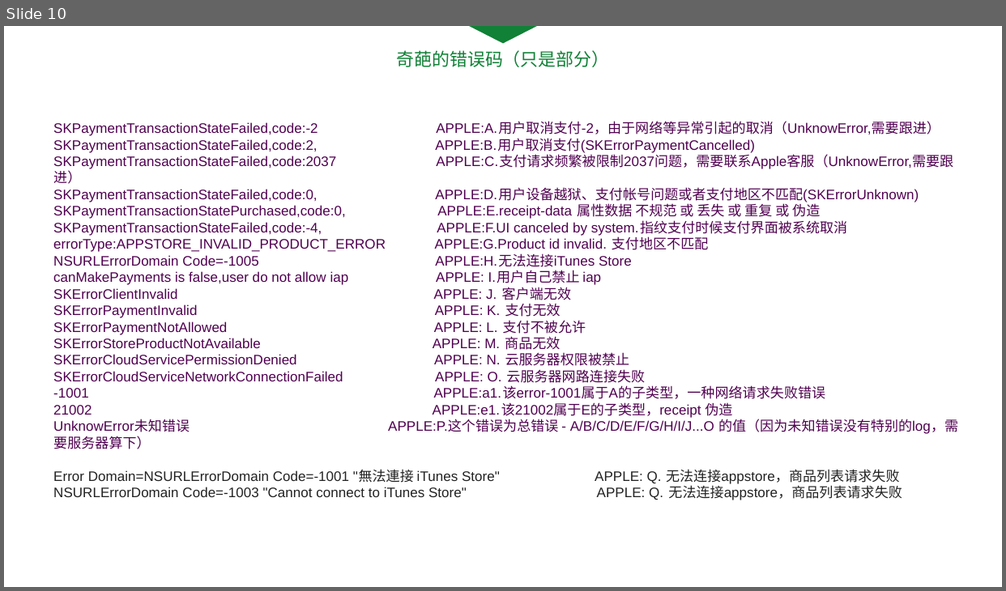
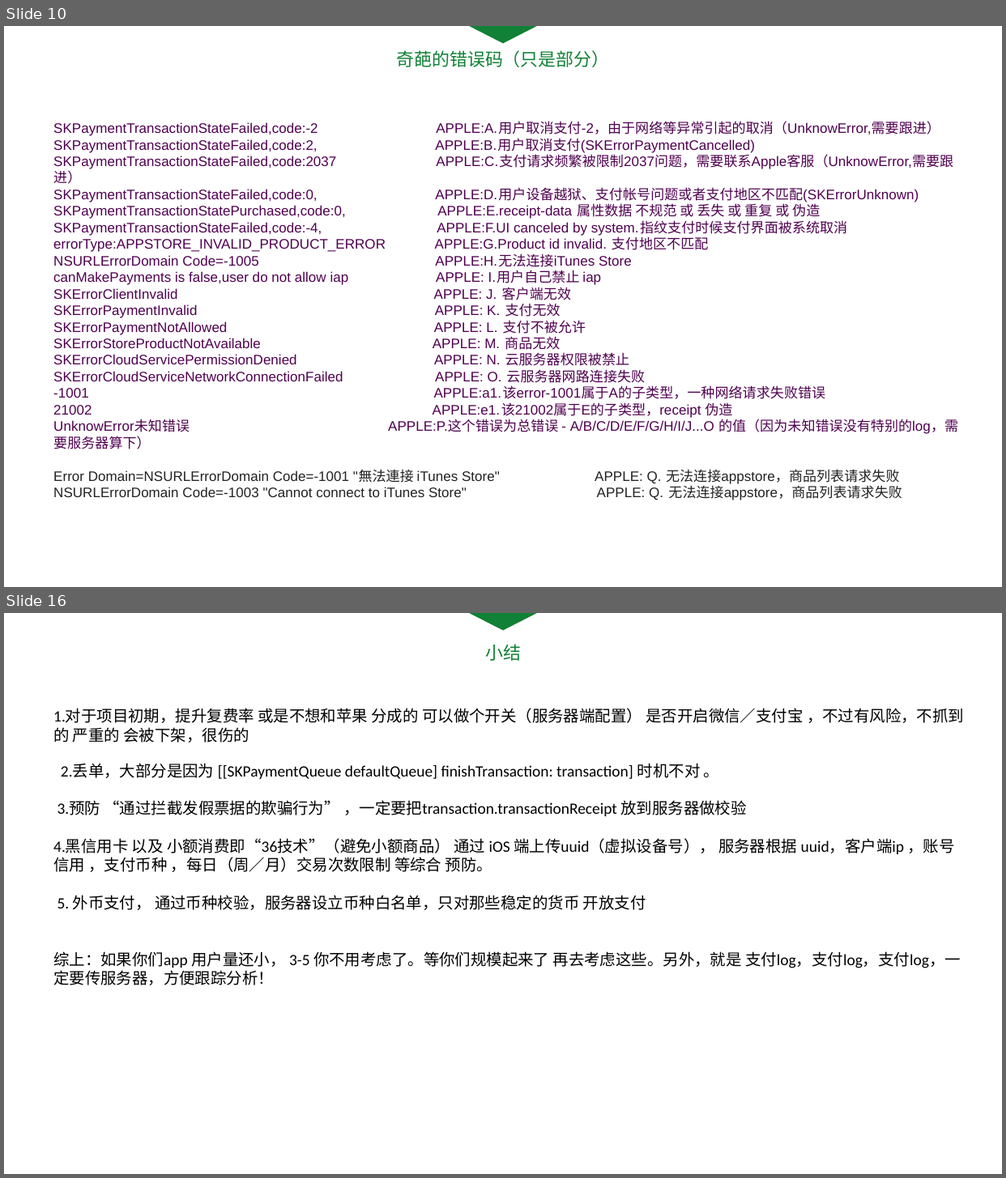
Before and after one commit to qiyer/ApplePayDemo, a slide deck: Pay_PPT/Apple_Pay.pptx. Shown one above the other, each under a label of ours: slide 10 before the commit, slides 10 and 16 after it; the slides between them are not shown. The pictures are 1006x591 and 1006x1178 pixels, drawn with LibreOffice and Linux fonts; fonts in the diff are those of the drawing. Boxes give left, top, right and bottom in pixels: in the first picture for what was removed or moved away, otherwise in the second. Text is boxed around its words. In the diff, an @@ line names an element or a change of style, - is before the commit and + after.

```diff
--- a/Pay_PPT/Apple_Pay.pptx
+++ b/Pay_PPT/Apple_Pay.pptx
@@ slide 16 added at bbox=[4, 613, 1002, 1174], background #FFFFFF @@
@@ triangle added at bbox=[467, 613, 539, 630], fill #108136 @@
@@ text added at bbox=[485, 644, 521, 661], 18 pt, text #108136 @@
+小结
@@ text added at bbox=[53, 708, 964, 986], 16 pt, text #000000 @@
+1.对于项目初期，提升复费率 或是不想和苹果 分成的 可以做个开关（服务器端配置） 是否开启微信／支付宝 ，不过有风险，不抓到的 严重的 会被下架，很伤的
+2.丢单，大部分是因为 [[SKPaymentQueue defaultQueue] finishTransaction: transaction] 时机不对 。
+3.预防 “通过拦截发假票据的欺骗行为” ，一定要把transaction.transactionReceipt 放到服务器做校验
+4.黑信用卡 以及 小额消费即“36技术”（避免小额商品） 通过 iOS 端上传uuid（虚拟设备号）， 服务器根据 uuid，客户端ip ，账号信用 ，支付币种 ，每日（周／月）交易次数限制 等综合 预防。
+5. 外币支付， 通过币种校验，服务器设立币种白名单，只对那些稳定的货币 开放支付
+综上：如果你们app 用户量还小， 3-5 你不用考虑了。等你们规模起来了 再去考虑这些。另外，就是 支付log，支付log，支付log，一定要传服务器，方便跟踪分析！
```
Also in this commit, not shown: 4 slides changed, 4 other slides added, 2 other files.
